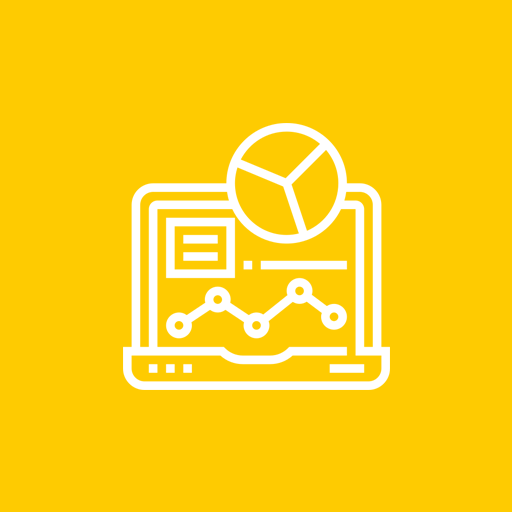
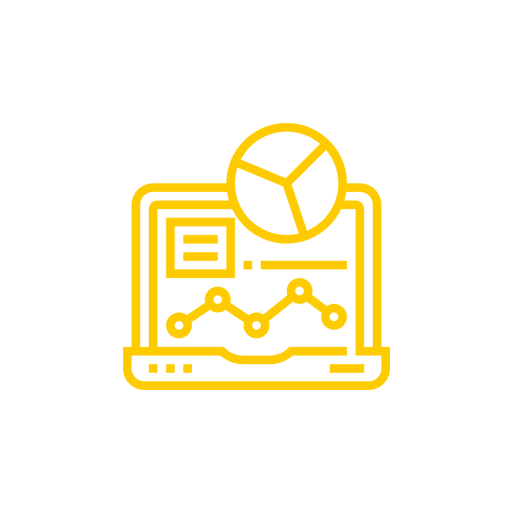
Revision of a layered (512, 512) image; what changed, layer by layer:
painted on "Layer 2" over [0,0,512,512]
